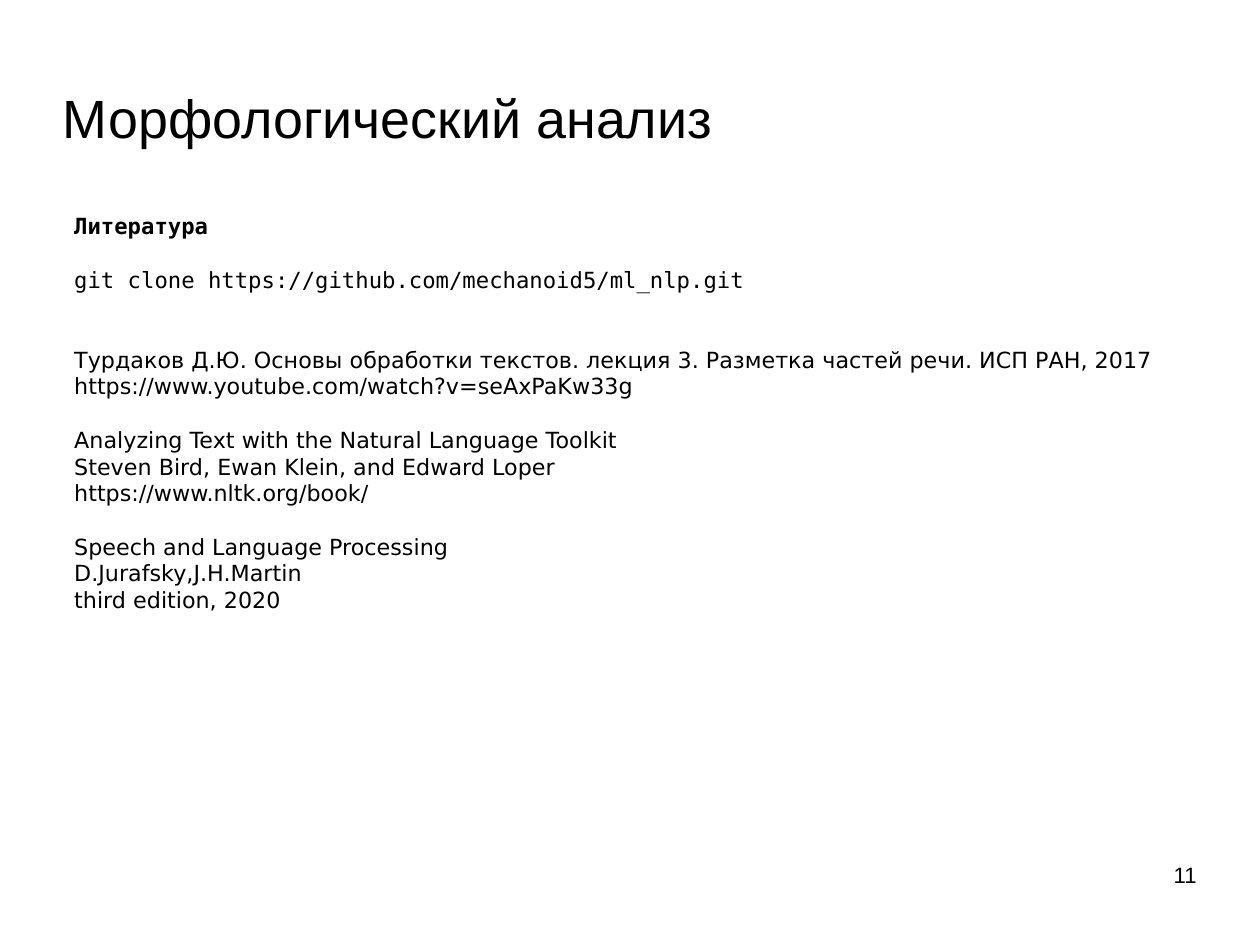
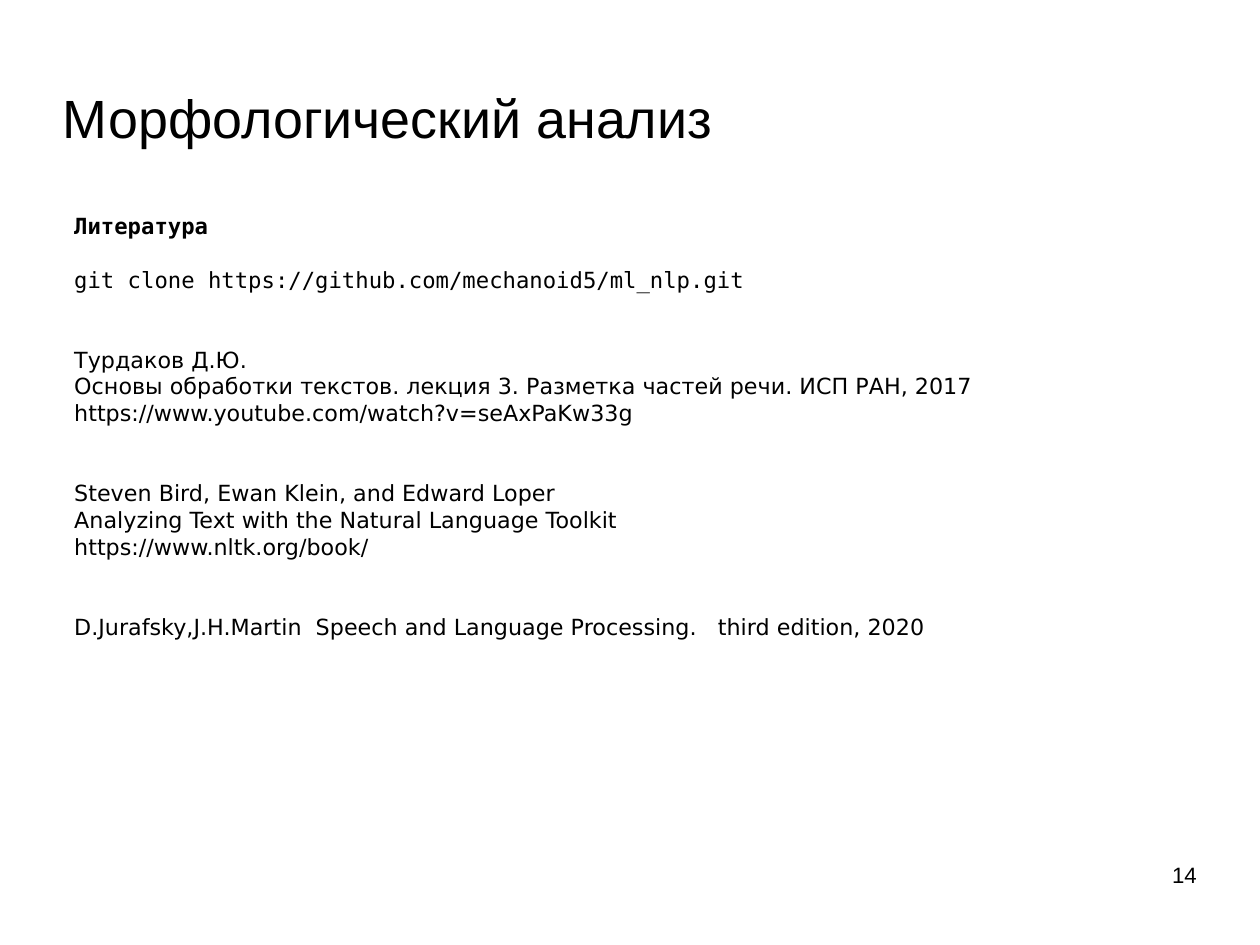
Before and after one commit to mechanoid5/ml_nlp_2022, a slide deck: slide 14 of 06-morph.odp (slide 11 before the commit). Drawn at 1260x945 pixels with LibreOffice and Linux fonts; fonts in the diff are those of the drawing; background and template pictures are left out. Boxes give left, top, right and bottom in pixels: in the first picture for what was removed or moved away, otherwise in the second. Text is boxed around its words. In the diff, an @@ line names an element or a change of style, - is before the commit and + after.

```diff
--- a/06-morph.odp
+++ b/06-morph.odp
@@ text at [74,351,972,399]: text changed @@
-Турдаков Д.Ю. Основы обработки текстов. лекция 3. Разметка частей речи. ИСП РАН, 2017
+Турдаков Д.Ю.
+Основы обработки текстов. лекция 3. Разметка частей речи. ИСП РАН, 2017
@@ text at [74,458,555,480]: paragraph removed @@
-Steven Bird, Ewan Klein, and Edward Loper
@@ text at [74,484,555,506]: paragraph added @@
+Steven Bird, Ewan Klein, and Edward Loper
@@ text at [74,618,925,640]: text changed @@
-Speech and Language Processing
-D.Jurafsky,J.H.Martin
-third edition, 2020
+D.Jurafsky,J.H.Martin Speech and Language Processing. third edition, 2020
@@ page number at [1172,867,1197,883]: text changed @@
-11
+14
```
Also in this commit, not shown: 6 other slides changed, 3 slides added, 1 other file.
